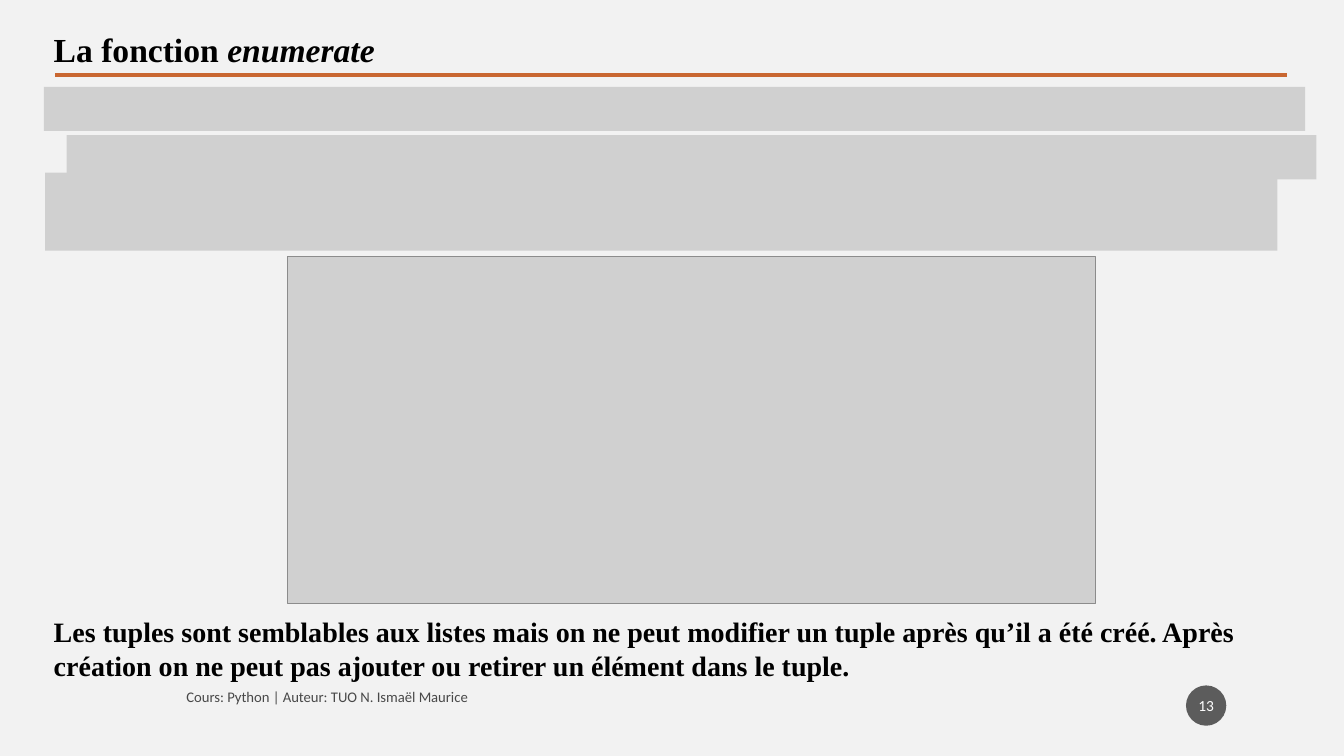
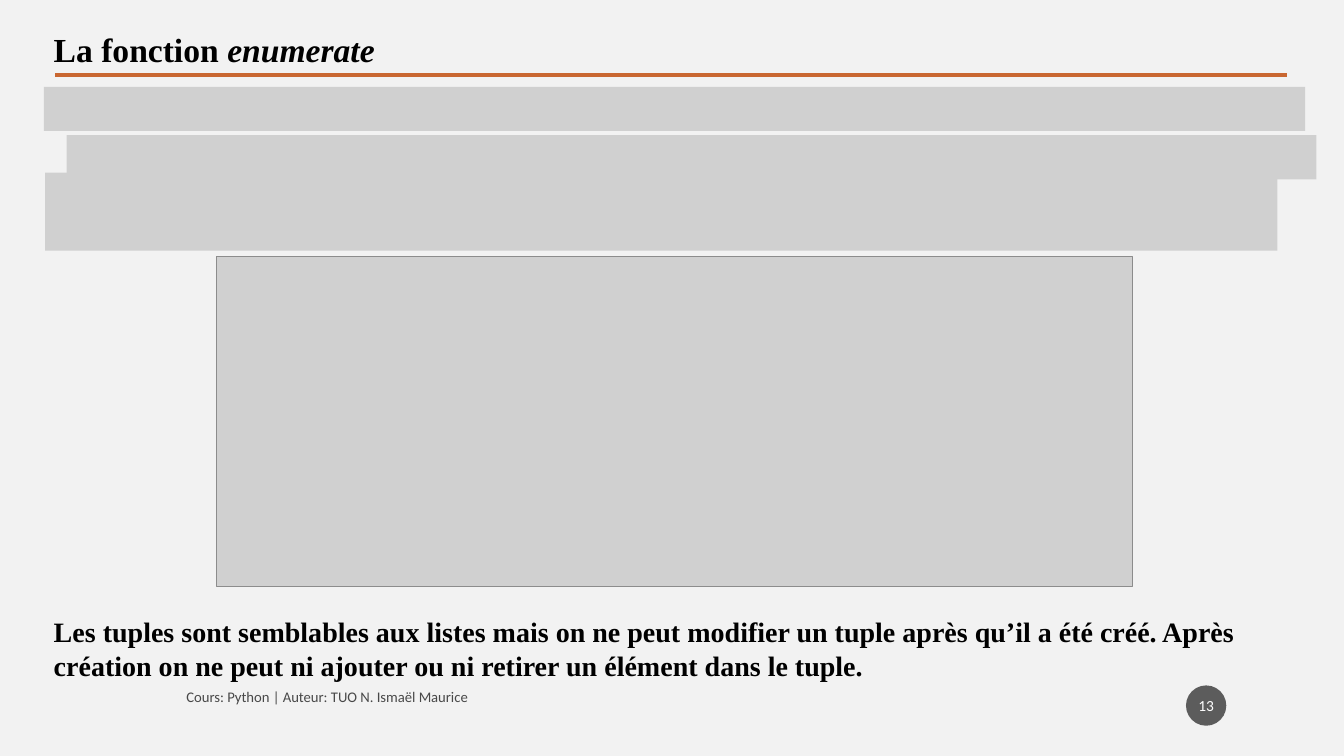
Before and after one commit to tisma95/cours-python, a slide deck: slide 13 of source/Chapitre 9 - Les listes.pptx. Drawn at 1344x756 pixels with LibreOffice and Linux fonts; fonts in the diff are those of the drawing; grey boxes stand for pictures. Boxes give left, top, right and bottom in pixels: in the first picture for what was removed or moved away, otherwise in the second. Text is boxed around its words. In the diff, an @@ line names an element or a change of style, - is before the commit and + after.

Commit message:
Feat (chp9): Chapitre sur les listes
Suites et exercices

```diff
--- a/source/Chapitre 9 - Les listes.pptx
+++ b/source/Chapitre 9 - Les listes.pptx
@@ picture: place and size @@
-picture at bbox=[287, 257, 1095, 604]
+picture at bbox=[217, 257, 1132, 587]
@@ text at bbox=[54, 622, 1234, 681]: text changed @@
-Les tuples sont semblables aux listes mais on ne peut modifier un tuple après qu’il a été créé. Après création on ne peut pas ajouter ou retirer un élément dans le tuple.
+Les tuples sont semblables aux listes mais on ne peut modifier un tuple après qu’il a été créé. Après création on ne peut ni ajouter ou ni retirer un élément dans le tuple.
```
Also in this commit, not shown: 16 other slides changed, 3 slides added, 2 slides removed, 3 other files.
